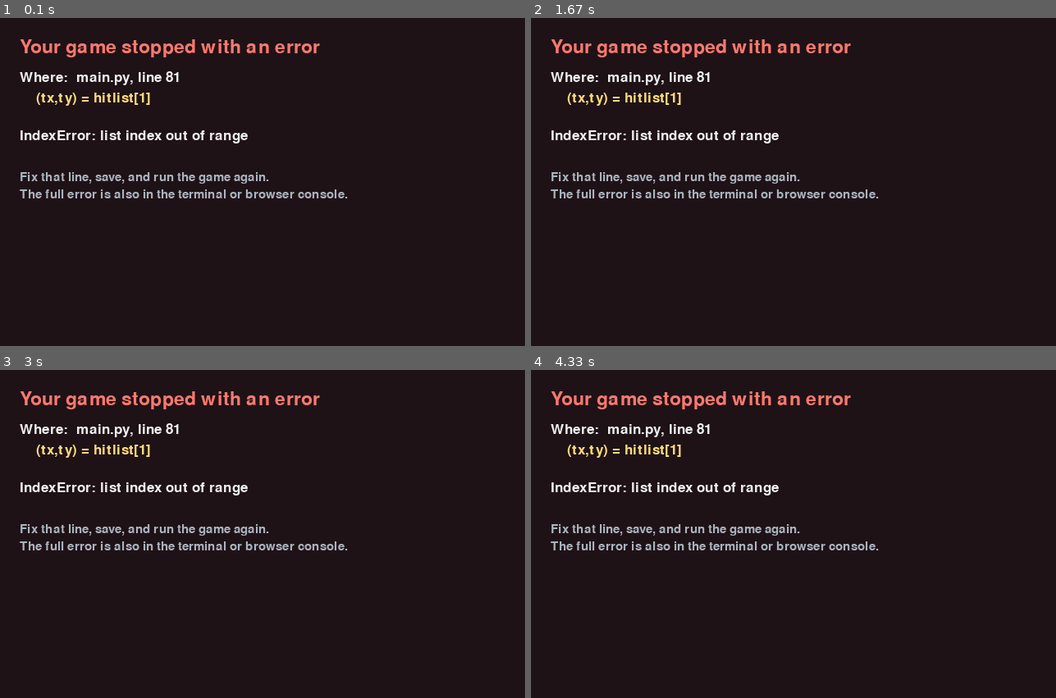
Above: before the commit, frames 1-4 (two rows, left to right).
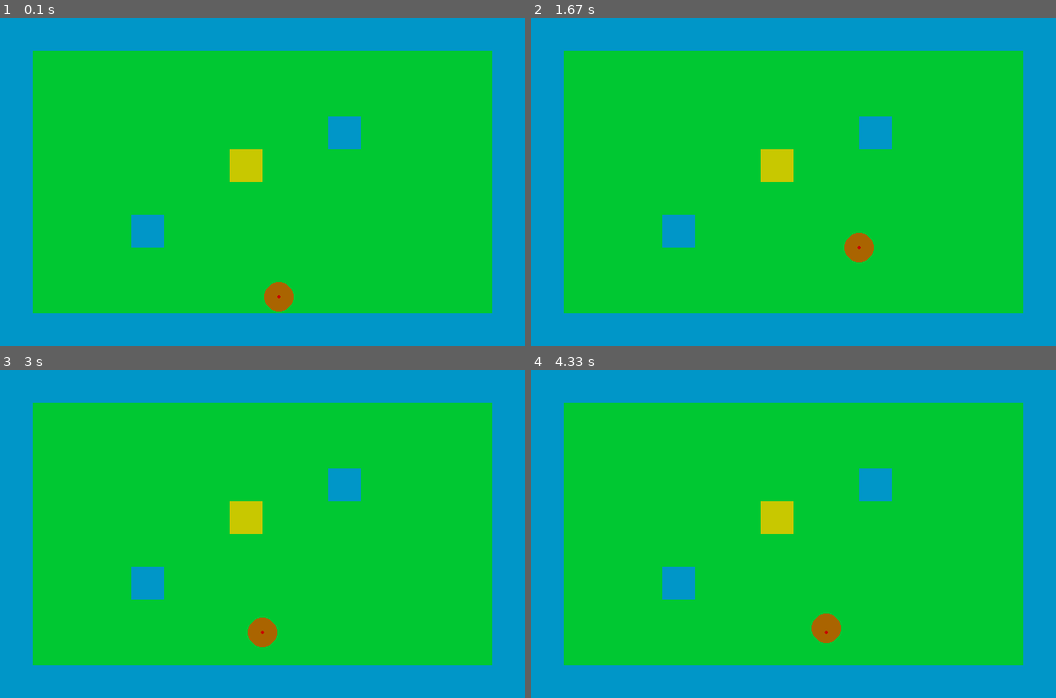
Above: after the commit, the same moments.

Repository: rottenforgotten/trillium-cs
Game: pygame game, started from pygame/main.py
The game is run twice, just before and just after one commit, with the same random seed, the same clock (stepped at 60 frames per second) and the same inputs.
Inputs:
- Up to frame 1 (0.1 s): no input
- Up to frame 2 (1.67 s): hold Right 0.33-0.8 s; hold Up 0.83-1.13 s; hold Right 1.17-1.63 s
- Up to frame 3 (3 s): hold Left 1.67-2.2 s; hold Down 2.23-2.53 s; hold Left 2.57-2.97 s
- Up to frame 4 (4.33 s): hold Up 3-3.37 s; hold Right 3.4-4.03 s; hold Down from 4.07 s (still down)

The runs differ from the first frame. In frame 1, 100% of the frame differs, in the area x 0-100%, y 0-100%; in frame 2, 100%; in frame 3, 100%; in frame 4, 100%.

Commit message:
rsfydtrutfhurcg

Diff:
--- a/pygame/main.py
+++ b/pygame/main.py
@@ -52,16 +52,16 @@
             thingy=int(hitlist[-1][1])
             gizmo=int(hitlist[-1][0])
             if event.type == pygame.KEYDOWN:
-                if event.key==(pygame.K_LEFT or pygame.K_A)and map[thingy][gizmo-movement]!="w":
-                    hitlist.append((hitlist[-1][0] - movement, hitlist[-1][1]))
-                elif event.key==(pygame.K_RIGHT or pygame.K_D)and map[thingy][gizmo+movement]!="w":
-                    hitlist.append((hitlist[-1][0]+ movement, hitlist[-1][1]))
-                elif event.key==(pygame.K_UP or pygame.K_W)and map[thingy-movement][gizmo]!="w":
-                    hitlist.append((hitlist[-1][0], hitlist[-1][1]-movement))
-                elif event.key==(pygame.K_DOWN or pygame.K_S) and map[thingy+movement][gizmo]!= "w":
-                    hitlist.append((hitlist[-1][0], hitlist[-1][1]+movement))
+                if event.key==(pygame.K_LEFT or pygame.K_A)and (map[thingy][gizmo-movement])!="w":
+                    hitlist.append((gizmo-movement,thingy))
+                elif event.key==(pygame.K_RIGHT or pygame.K_D)and (map[thingy][gizmo+movement])!="w":
+                    hitlist.append((gizmo+movement,thingy))
+                elif event.key==(pygame.K_UP or pygame.K_W)and (map[thingy-movement][gizmo])!="w":
+                    hitlist.append((gizmo,thingy-movement))
+                elif event.key==(pygame.K_DOWN or pygame.K_S) and (map[thingy+movement][gizmo])!= "w":
+                    hitlist.append((gizmo,thingy+movement))
         # math phase
-        last_input =(hitlist[0][0], hitlist[0][1])
+        last_input =(gizmo,thingy)
         if tx != px:
             if tx > px:
 
@@ -72,14 +72,13 @@
             if ty > py:
                 py += speed
             elif ty < py:
-
-
                     py -= speed
         if len(hitlist) == 0:
             hitlist.append((px,py))
         else:
-            (tx,ty) = hitlist[1]
-            hitlist[0] = (px,py)
+            (tx,ty) = hitlist[0]
+            if (px,py) == hitlist[0]:
+                hitlist.pop(0)
         #output phase
         screen.fill((24, 28, 36))
         for y in range(10):
Not shown, changed: pygame/build/web/pygame.apk
Not shown, changed: pygame/build/web/pygame.tar.gz
